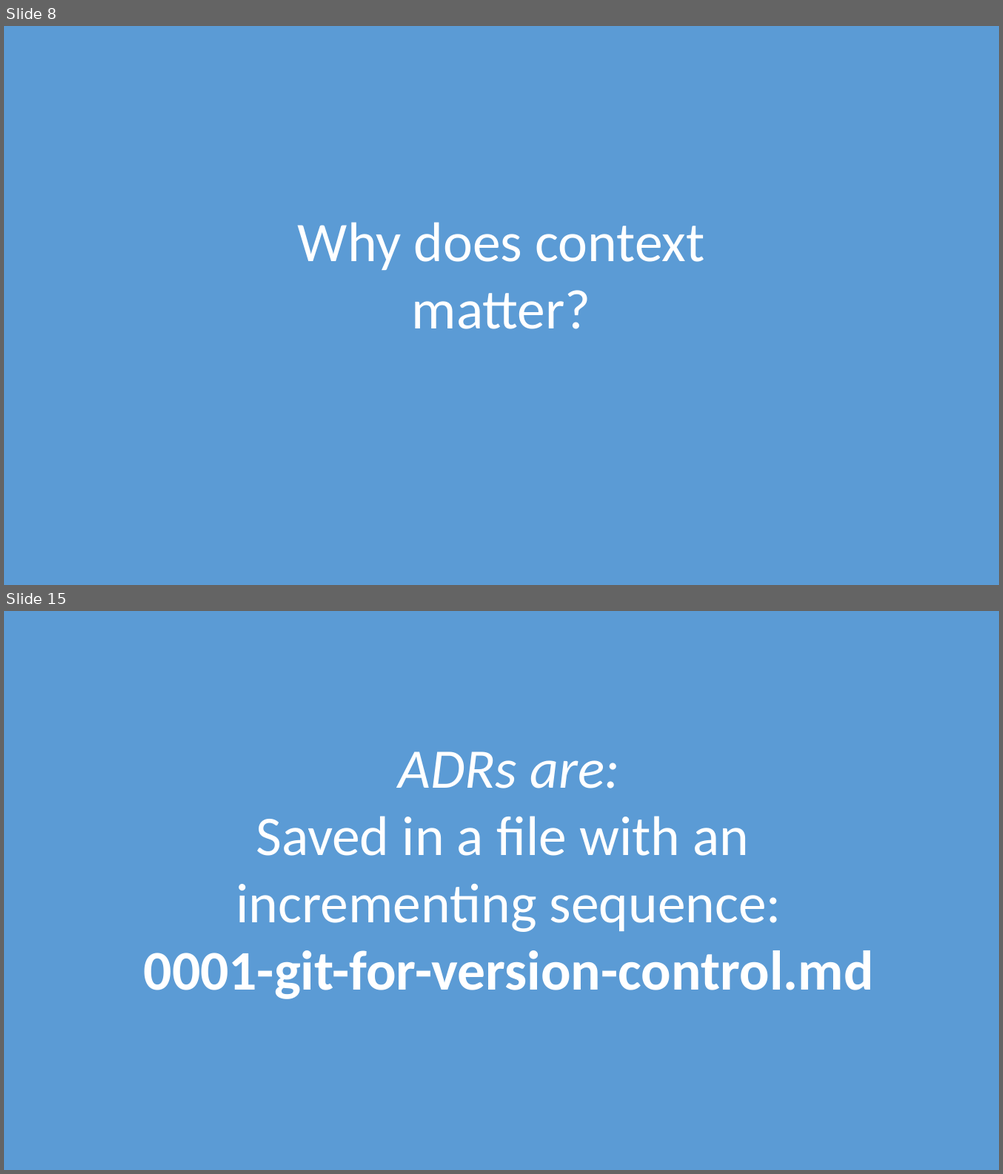
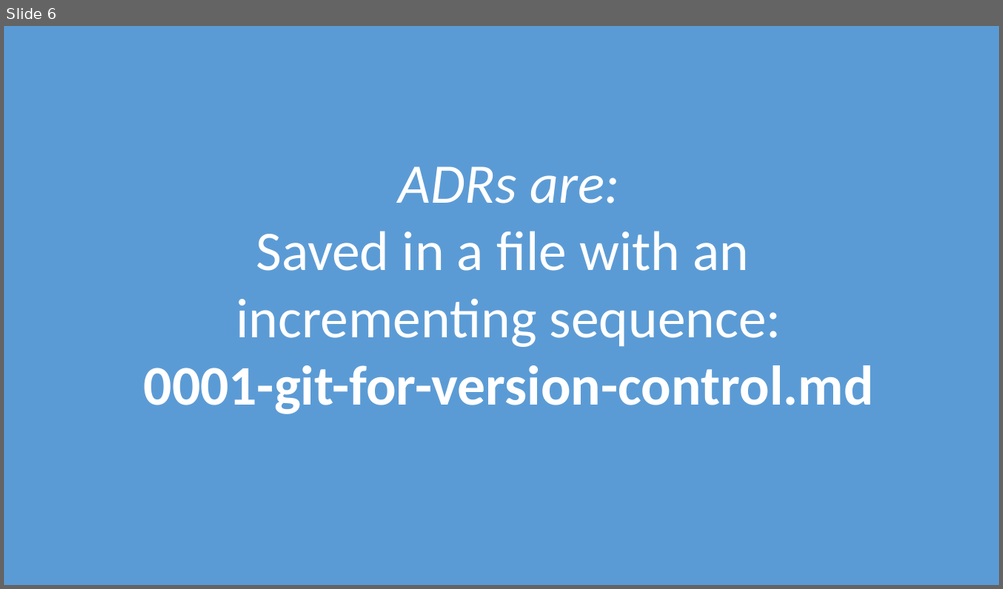
Before and after one commit to davidaayers/adr-talk-ignite, a slide deck: recording-architectural-decisions-ignite.pptx. Shown one above the other, each under a label of ours: slides 8 and 15 before the commit, slide 6 after it; the slides between them are not shown. The pictures are 1003x1174 and 1003x589 pixels, drawn with LibreOffice and Linux fonts; fonts in the diff are those of the drawing. Boxes give left, top, right and bottom in pixels: in the first picture for what was removed or moved away, otherwise in the second. Text is boxed around its words. In the diff, an @@ line names an element or a change of style, - is before the commit and + after.

```diff
--- a/recording-architectural-decisions-ignite.pptx
+++ b/recording-architectural-decisions-ignite.pptx
@@ slide 8 removed at <box>4,26,999,585</box>, background #5B9BD5 @@
@@ text removed at <box>298,222,704,329</box> @@
-Why does context
-matter?
@@ what was slide 15 is now slide 6 @@
```
Also in this commit, not shown: 9 slides changed, 16 other slides removed, 2 other files.
